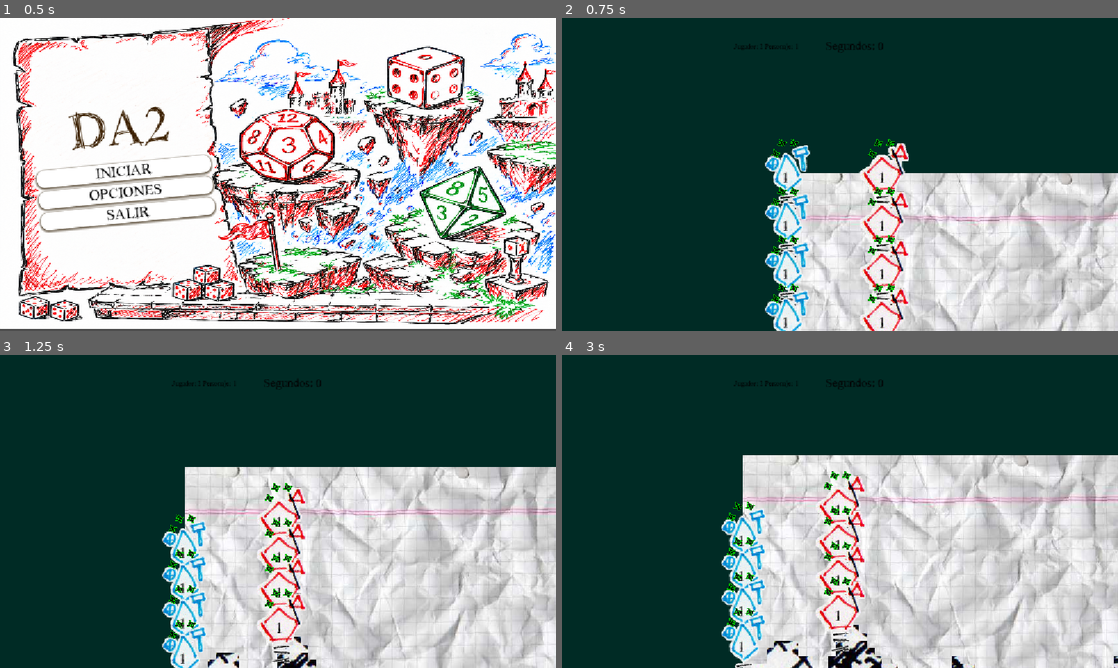
Above: before the commit, frames 1-4 (two rows, left to right).
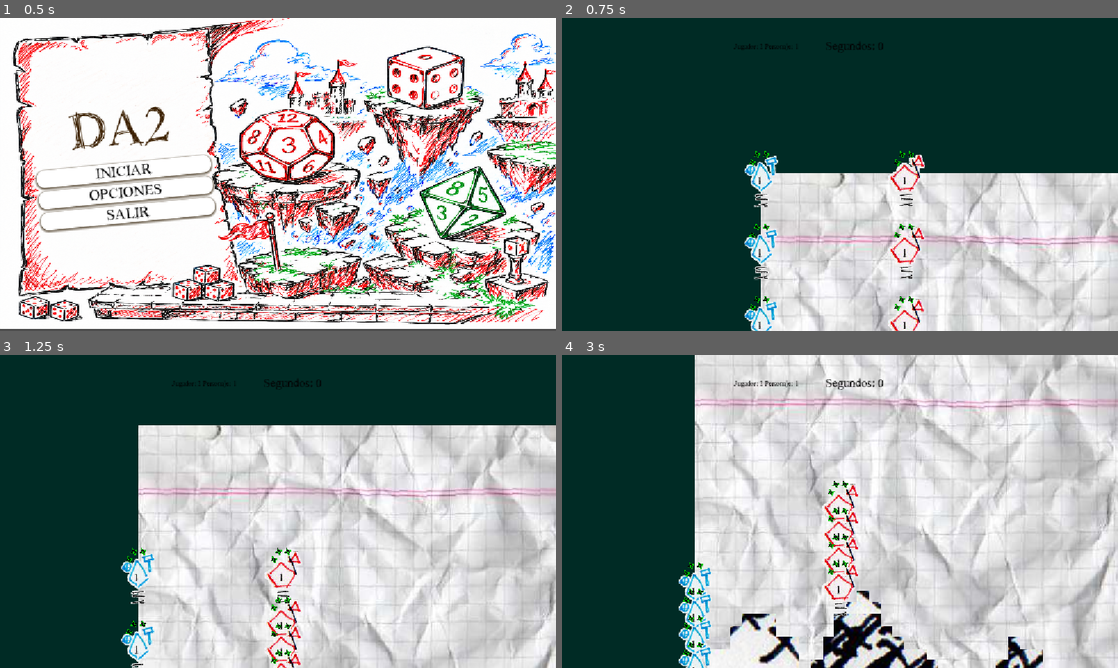
Above: after the commit, the same moments.

Repository: Pablo7776/Motores_Graficos
Game: Godot game, scene res://Escenas/menu_principal.tscn
Same seed, same stepped clock (60 frames per second), same inputs: the game is played once before the commit and once after it. The engine's default icon, where the game draws it, is replaced by a stand-in: a white triangle on a blue panel in a dark square.
Inputs (mouse positions are in pixels of both pictures, inside the frame that each line leads up to):
- Up to frame 1 (0.5 s): no input
- Up to frame 2 (0.75 s): click "INICIAR" at 0.5 s
- Up to frame 3 (1.25 s): no input
- Up to frame 4 (3 s): move the mouse to (962, 495) at 1.27 s; hold Right (mover_derecha) 1.28-2.78 s; click (962, 495) at 1.35 s; tap Space (saltar) at 1.52, 2.27 s; move the mouse to (728, 527) at 2.02 s; click (728, 527) at 2.1 s; move the mouse to (895, 442) at 2.77 s; hold Left (mover_izquierda) from 2.78 s (still down); click (895, 442) at 2.85 s

Frame 1 is identical in both runs. In frame 2, 17% of the frame differs, in the area x 32-100%, y 38-100%; in frame 3, 35%; in frame 4, 51%, in the area x 20-100%, y 0-100%.

Commit message:
Reescalado de PJ
Reescalé el PJ para que fuera más pequeño y de mayor sensación de lejanía con los otros personajes. También tuve que acomodar las formas de colición del ataque y el zoom de la cámara.

Diff:
--- a/da-2-zafarrancho/juego/main.tscn
+++ b/da-2-zafarrancho/juego/main.tscn
@@ -22,6 +22,7 @@
 texture = ExtResource("2_66ooa")
 
 [node name="Camera2D" type="Camera2D" parent="." unique_id=180915732]
+zoom = Vector2(1.5, 1.5)
 position_smoothing_enabled = true
 script = ExtResource("7_y0801")
 
--- a/da-2-zafarrancho/modulos/componentes/Hitbox.tscn
+++ b/da-2-zafarrancho/modulos/componentes/Hitbox.tscn
@@ -2,15 +2,15 @@
 
 [ext_resource type="Script" uid="uid://dygumxxokh8c5" path="res://modulos/componentes/hitbox.gd" id="1_y0wxo"]
 
-[sub_resource type="RectangleShape2D" id="RectangleShape2D_5tx3w"]
-size = Vector2(53.269997, 111.25)
+[sub_resource type="CircleShape2D" id="CircleShape2D_y0wxo"]
+radius = 43.004543
 
 [node name="Hitbox" type="Area2D" unique_id=1959214690]
 position = Vector2(80, 1)
 script = ExtResource("1_y0wxo")
 
 [node name="CollisionShape2D" type="CollisionShape2D" parent="." unique_id=1392509929]
-position = Vector2(0, 28.375)
-shape = SubResource("RectangleShape2D_5tx3w")
+position = Vector2(0, -4.625)
+shape = SubResource("CircleShape2D_y0wxo")
 
 [connection signal="area_entered" from="." to="." method="_on_area_entered"]
--- a/da-2-zafarrancho/modulos/personajes/personaje_base.tscn
+++ b/da-2-zafarrancho/modulos/personajes/personaje_base.tscn
@@ -13,6 +13,7 @@
 size = Vector2(44, 73)
 
 [node name="PersonajeBase" type="CharacterBody2D" unique_id=1880926583]
+scale = Vector2(0.5, 0.5)
 script = ExtResource("1_wi8ml")
 
 [node name="Sprite2D" type="Sprite2D" parent="." unique_id=783236758]
@@ -34,7 +35,7 @@
 [node name="Hurtbox" parent="." unique_id=788915030 instance=ExtResource("9_fqy2a")]
 
 [node name="Hitbox" parent="." unique_id=1959214690 instance=ExtResource("10_54fsg")]
-position = Vector2(84, -8)
+position = Vector2(66, -32)
 
 [node name="Dado" parent="." unique_id=1716550576 instance=ExtResource("11_54fsg")]
 position = Vector2(-11, -17)
Not shown: 1 places in da-2-zafarrancho/juego/main.tscn that only renumber resources
Not shown: 1 places in da-2-zafarrancho/modulos/personajes/personaje_base.tscn that only renumber resources
